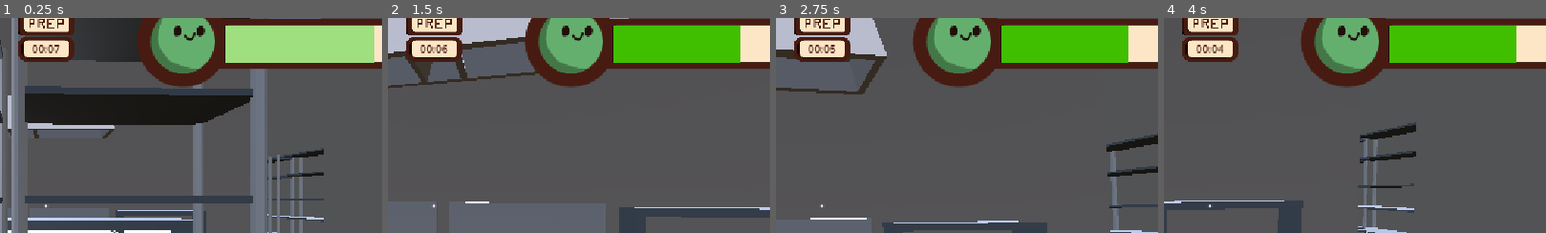
Above: before the commit, frames 1-4 (left to right).
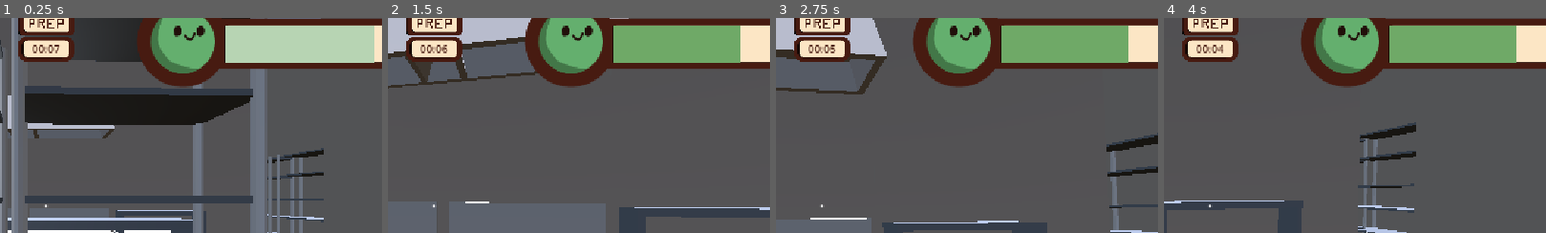
Above: after the commit, the same moments.

Repository: AlexLietha/Slacker
Game: Godot game, scene res://Scenes/FunctionalKitchen.tscn
The game is run twice, just before and just after one commit, with the same random seed, the same clock (stepped at 60 frames per second) and the same inputs.
Inputs (mouse positions are % of the whole screen's width and height, from its top left):
- Up to frame 1 (0.25 s): no input
- Up to frame 2 (1.5 s): tap Enter (ui_accept) at 0.5, 0.77 s; move the mouse to (55, 50) at 0.52 s; hold W (moveForward) from 0.53 s (still down); right-click (55, 50) at 0.6 s; move the mouse to (45, 50) at 1.27 s; tap E (interact) at 1.35 s
- Up to frame 3 (2.75 s): keep holding W (moveForward); tap Enter (ui_accept) at 1.52, 2 s; move the mouse to (52, 48) at 2.02 s; tap ` (reassignRoles) at 2.1 s
- Up to frame 4 (4 s): keep holding W (moveForward); tap Enter (ui_accept) at 2.75, 3.02, 3.5, 3.77 s; move the mouse to (49, 52) at 2.77 s; right-click (49, 52) at 2.85 s; move the mouse to (57, 51) at 3.52 s; tap E (interact) at 3.6 s
The pictures show only the part of the screen within x 44-94%, y 8-58%; the shares and areas given below are measured in that part.

The runs differ from the first frame. In frame 1, 6.8% of the frame differs, in the area x 59-98%, y 3-21%; in frame 2, 5.8%; in frame 3, 5.8%; in frame 4, 5.8%.

Commit message:
adjusted csr color

Diff:
--- a/slacker/Scenes/player.tscn
+++ b/slacker/Scenes/player.tscn
@@ -3,7 +3,7 @@
 [ext_resource type="Script" uid="uid://j5kxh4tou35y" path="res://Scripts/interaction.gd" id="1_3vyb7"]
 [ext_resource type="Script" uid="uid://dqpaw7ty68pbe" path="res://Scripts/playerMovement.gd" id="1_g2els"]
 [ext_resource type="Script" uid="uid://3i2b3c7mfewl" path="res://Scripts/Orders/UI/order_list.gd" id="3_6t5aa"]
-[ext_resource type="Texture2D" uid="uid://cjg13nwx8uky3" path="res://UI/Satisfaction Rating/happy_bar_v1.png" id="4_fkybt"]
+[ext_resource type="Texture2D" uid="uid://dwexlgu75s2hg" path="res://UI/Satisfaction Rating/sad_bar_v1.png" id="4_fkybt"]
 [ext_resource type="Script" uid="uid://dxlxaqlecxydr" path="res://Scripts/Orders/UI/CustomerSatisfactionUI.gd" id="4_vgqql"]
 
 [sub_resource type="CapsuleShape3D" id="CapsuleShape3D_vgqql"]
@@ -14,7 +14,8 @@
 height = 1.5333862
 
 [sub_resource type="Gradient" id="Gradient_fkybt"]
-colors = PackedColorArray(1, 0, 0, 1, 0, 1, 0, 1)
+offsets = PackedFloat32Array(0, 0.3, 0.8, 1)
+colors = PackedColorArray(0.80784315, 0.45490196, 0.14117648, 1, 0.80784315, 0.45490196, 0.14117648, 1, 0.39215687, 0.6862745, 0.43137255, 1, 0.39215687, 0.6862745, 0.43137255, 1)
 metadata/_snap_enabled = true
 metadata/_snap_count = 100
 
